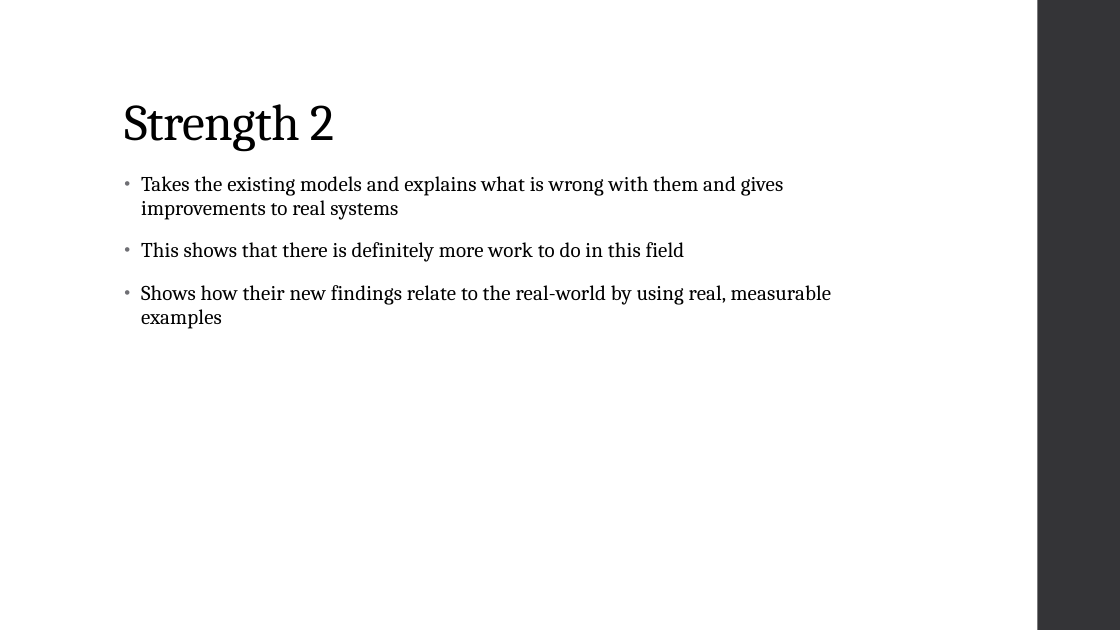
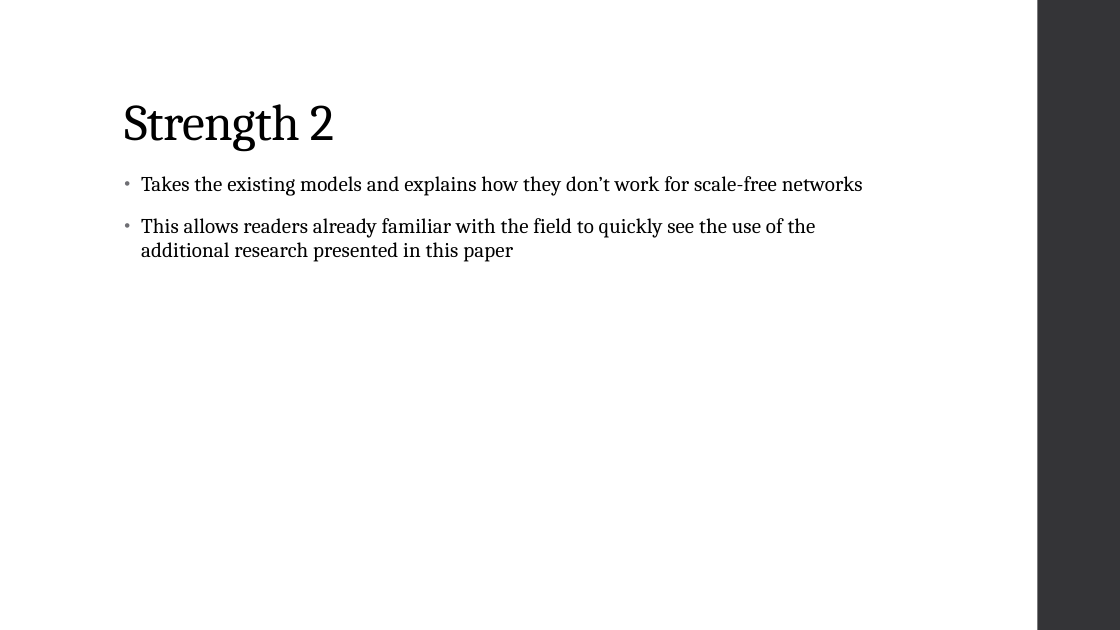
Before and after one commit to JefreyHildebrandt/UCF-Schoolwork, a slide deck: slide 15 of CAP6675 - Complex Adaptive Systems/EmergenceOfScalingPresentation/PresentationDraft2.pptx (slide 18 before the commit). Drawn at 1120x630 pixels with LibreOffice and Linux fonts; fonts in the diff are those of the drawing. Boxes give left, top, right and bottom in pixels: in the first picture for what was removed or moved away, otherwise in the second. Text is boxed around its words. In the diff, an @@ line names an element or a change of style, - is before the commit and + after.

```diff
--- a/CAP6675 - Complex Adaptive Systems/EmergenceOfScalingPresentation/PresentationDraft2.pptx
+++ b/CAP6675 - Complex Adaptive Systems/EmergenceOfScalingPresentation/PresentationDraft2.pptx
@@ text at box(141, 176, 863, 262): text changed @@
-• Takes the existing models and explains what is wrong with them and gives improvements to real systems
-• This shows that there is definitely more work to do in this field
-• Shows how their new findings relate to the real-world by using real, measurable examples
+• Takes the existing models and explains how they don’t work for scale-free networks
+• This allows readers already familiar with the field to quickly see the use of the additional research presented in this paper
```
Also in this commit, not shown: 11 other slides changed, 3 slides added, 5 slides removed, 1 other file.
